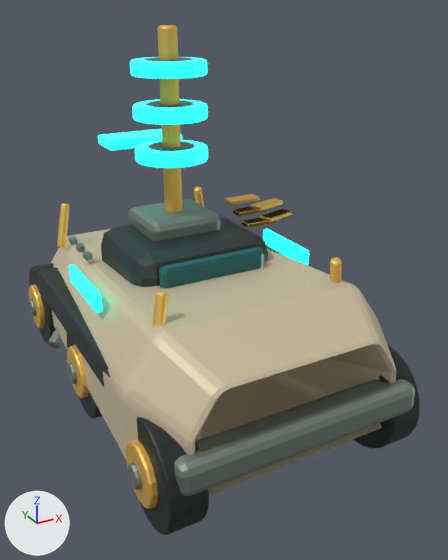
The Blender file assets/models/source/vehicles/scout.blend, before and after one commit.
One viewpoint serves both versions: a 50 mm camera at (-1.24, -2.63, 1.94) aimed at (0.13, -0.14, 0.69). Lighting does not change. The marker at lower left points along +X, +Y and +Z. The picture after the commit comes second.

In view in the first picture: 'DamageHeavy overlay', 'DamageLight overlay', 'Needle scout · narrow faceted chassis', 'Static · Vehicle / dark', 'Static · Vehicle / glass', 'Static · Vehicle / hazard', 'Static · Vehicle / rubber', 'Static · Vehicle / steel', 'TeamColor', 'Tri-band recon mast'.
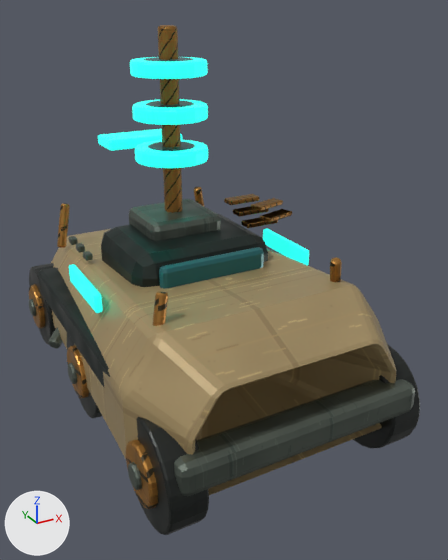
Changed parts and their boxes [x1, y1, x2, y2] in the pictures (448 x 560 px):
'Needle scout · narrow faceted chassis', surface changed (beige to brown): [51, 229, 396, 495] in both
'Static · Vehicle / steel', surface changed: [29, 199, 415, 496] in both
'Static · Vehicle / dark', surface changed: [38, 214, 268, 387] in both
'Static · Vehicle / hazard', surface changed: [29, 186, 342, 509] in both
'Tri-band recon mast', surface changed (darker): [158, 25, 182, 213] in both
'DamageHeavy overlay', surface changed (orange to brown): [224, 194, 283, 211] in both
'DamageLight overlay', surface changed (darker): [233, 206, 292, 228] in both
part 2 of me_static___vehicle___rubber___consolidated_mesh, surface changed: [29, 263, 418, 512] in both
part 6 of me_teamcolor___consolidated_mesh, surface changed: [69, 57, 309, 313] in both
part 8 of me_damageheavy_overlay___consolidated_mesh, surface changed (darker): before [224, 194, 283, 211]; after [224, 194, 292, 228]

What changed in the scene script:
```text
Change mat_vehicle___armor:
    remove # nodes: BsdfPrincipled, OutputMaterial
    remove # colours: beige #d4c7a8
    nodes: BsdfPrincipled, NormalMap, OutputMaterial, TexImage x3
    uses the picture img_ceramic_albedo_png
    uses the picture img_ceramic_normal_png
    uses the picture img_ceramic_roughness_png
Change mat_vehicle___rubber:
    remove # nodes: BsdfPrincipled, OutputMaterial
    remove # colours: black #242e2c
    nodes: BsdfPrincipled, NormalMap, OutputMaterial, TexImage x3
    uses the picture img_rubber_albedo_png
    uses the picture img_rubber_normal_png
    uses the picture img_rubber_roughness_png
Change mat_vehicle___hazard:
    remove # nodes: BsdfPrincipled, OutputMaterial
    remove # colours: orange #f5c765
    nodes: BsdfPrincipled, NormalMap, OutputMaterial, TexImage x3
    uses the picture img_safety_albedo_png
    uses the picture img_safety_normal_png
    uses the picture img_safety_roughness_png
Change mat_vehicle___steel:
    remove # nodes: BsdfPrincipled, OutputMaterial
    remove # colours: grey #89958e
    nodes: BsdfPrincipled, NormalMap, OutputMaterial, TexImage x3
    uses the picture img_steel_albedo_png
    uses the picture img_steel_normal_png
    uses the picture img_steel_roughness_png
Change mat_vehicle___dark:
    remove # nodes: BsdfPrincipled, OutputMaterial
    remove # colours: dark grey #404b49
    nodes: BsdfPrincipled, NormalMap, OutputMaterial, TexImage x3
    uses the picture img_graphite_albedo_png
    uses the picture img_graphite_normal_png
    uses the picture img_graphite_roughness_png
Change mat_teamcolor___vehicle_identification:
    remove # nodes: BsdfPrincipled, OutputMaterial
    nodes: BsdfPrincipled, NormalMap, OutputMaterial, TexImage x3
    uses the picture img_enamel_albedo_png
    uses the picture img_enamel_normal_png
    uses the picture img_enamel_roughness_png
Change me_needle_scout___narrow_faceted_chassis___mesh:
    where me_needle_scout___narrow_faceted_chassis___mesh.from_pydata(...)  # 212 vertices, 208 faces; spans x -0.63..0.63, y -1.01..1.22, z 0.25..0.82
    me_needle_scout___narrow_faceted_chassis___mesh part 1: texture (UV) coordinates changed
Change me_static___vehicle___rubber___consolidated_mesh:
    where me_static___vehicle___rubber___consolidated_mesh.from_pydata(...)  # 864 vertices, 732 faces; spans x -0.24..0.24, y -0.24..1.9, z -0.08..1.12
    used by ob_static___vehicle___rubber; location = (-0.52, -0.83, 0.3); rotation_euler = (0.0, 1.571, 0.0), in degrees (0, 90, 0)
    me_static___vehicle___rubber___consolidated_mesh part 2: texture (UV) coordinates of 732 of 732 faces, centred in x -0.24..0.24, y -0.24..1.9, z -0.08..1.12, changed; they spanned u 0.0..1.0, v 0.01..1.0 and now span u 0.0..1.0, v 0.0..1.0
Change me_static___vehicle___hazard___consolidated_mesh:
    where me_static___vehicle___hazard___consolidated_mesh.from_pydata(...)  # 864 vertices, 740 faces; spans x -0.63..0.13, y -0.13..1.79, z -0.09..1.17
    used by ob_static___vehicle___hazard; location = (-0.541, -0.83, 0.3); rotation_euler = (0.0, 1.571, 0.0), in degrees (0, 90, 0)
    me_static___vehicle___hazard___consolidated_mesh part 3: texture (UV) coordinates of 740 of 740 faces, centred in x -0.63..0.13, y -0.13..1.79, z -0.09..1.17, changed; they spanned u 0.0..1.0, v 0.01..1.0 and now span u 0.0..1.0, v 0.0..1.0
Change me_static___vehicle___steel___consolidated_mesh:
    where me_static___vehicle___steel___consolidated_mesh.from_pydata(...)  # 1024 vertices, 928 faces; spans x -0.69..0.08, y -0.25..1.71, z -0.1..1.21
    used by ob_static___vehicle___steel; location = (-0.556, -0.83, 0.3); rotation_euler = (0.0, 1.571, 0.0), in degrees (0, 90, 0)
    me_static___vehicle___steel___consolidated_mesh part 4: texture (UV) coordinates of 928 of 928 faces, centred in x -0.69..0.07, y -0.25..1.71, z -0.09..1.21, changed; they spanned u 0.0..1.0, v 0.0..1.0 and now span u 0.0..1.0, v 0.0..1.0
Change me_static___vehicle___dark___consolidated_mesh:
    where me_static___vehicle___dark___consolidated_mesh.from_pydata(...)  # 360 vertices, 326 faces; spans x -0.06..1.18, y -0.7..0.7, z -0.08..0.38
    me_static___vehicle___dark___consolidated_mesh part 5: texture (UV) coordinates of 326 of 326 faces, centred in x -0.06..1.18, y -0.7..0.7, z -0.08..0.38, changed; they spanned u 0.0..1.0, v 0.0..1.0 and now span u 0.0..1.0, v 0.0..1.0
Change me_teamcolor___consolidated_mesh:
    where me_teamcolor___consolidated_mesh.from_pydata(...)  # 792 vertices, 692 faces; spans x -0.018..1.118, y -0.515..0.72, z -0.195..0.955
    me_teamcolor___consolidated_mesh part 6: texture (UV) coordinates of 692 of 692 faces, centred in x -0.018..1.118, y -0.513..0.72, z -0.193..0.955, changed; they spanned u 0.0..1.0, v 0.0..1.0 and now span u 0.0..1.0, v 0.0..1.0
Change me_cylinder_020:
    where me_cylinder_020.from_pydata(...)  # 24 vertices, 14 faces; spans x -0.045..0.045, y -0.045..0.045, z -0.44..0.44
    me_cylinder_020 part 7: texture (UV) coordinates of 14 of 14 faces, centred in x -0.042..0.042, y -0.042..0.042, z -0.44..0.44, changed; they spanned u 0.0..1.0, v 0.01..1.0 and now span u 0.0..1.0, v 0.0..1.0
Change me_damageheavy_overlay___consolidated_mesh:
    where me_damageheavy_overlay___consolidated_mesh.from_pydata(...)  # 280 vertices, 270 faces; spans x -0.09..0.195, y -0.057..0.215, z -0.012..0.084
    used by ob_damageheavy_overlay; parent = ob_damageheavy; location = (0.38, -0.06, 0.93)
    me_damageheavy_overlay___consolidated_mesh part 8: texture (UV) coordinates of 270 of 270 faces, centred in x -0.09..0.194, y -0.057..0.215, z -0.012..0.084, changed; they spanned u 0.12..0.88, v 0.0..1.0 and now span u 0.0..1.0, v 0.0..1.0
```
